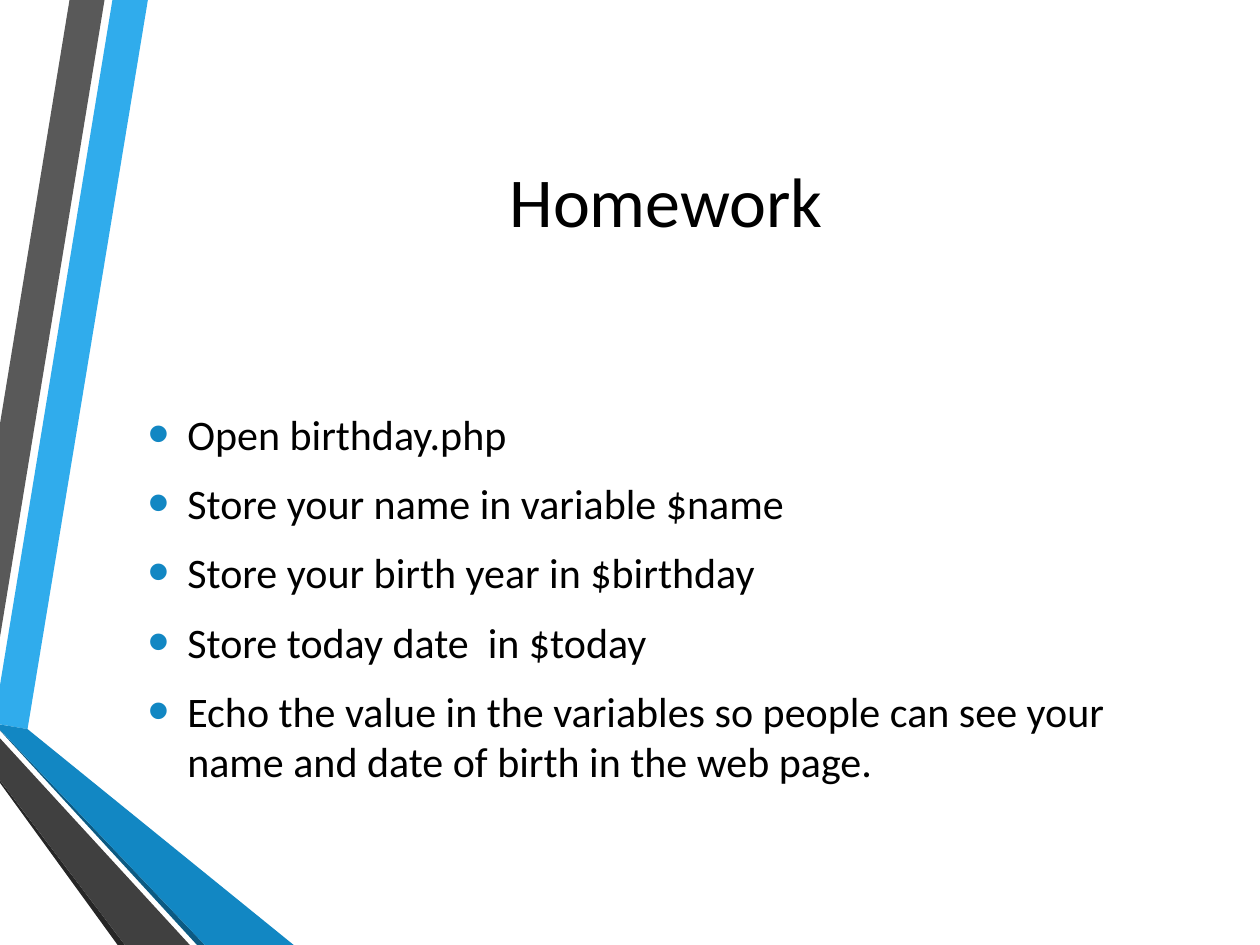
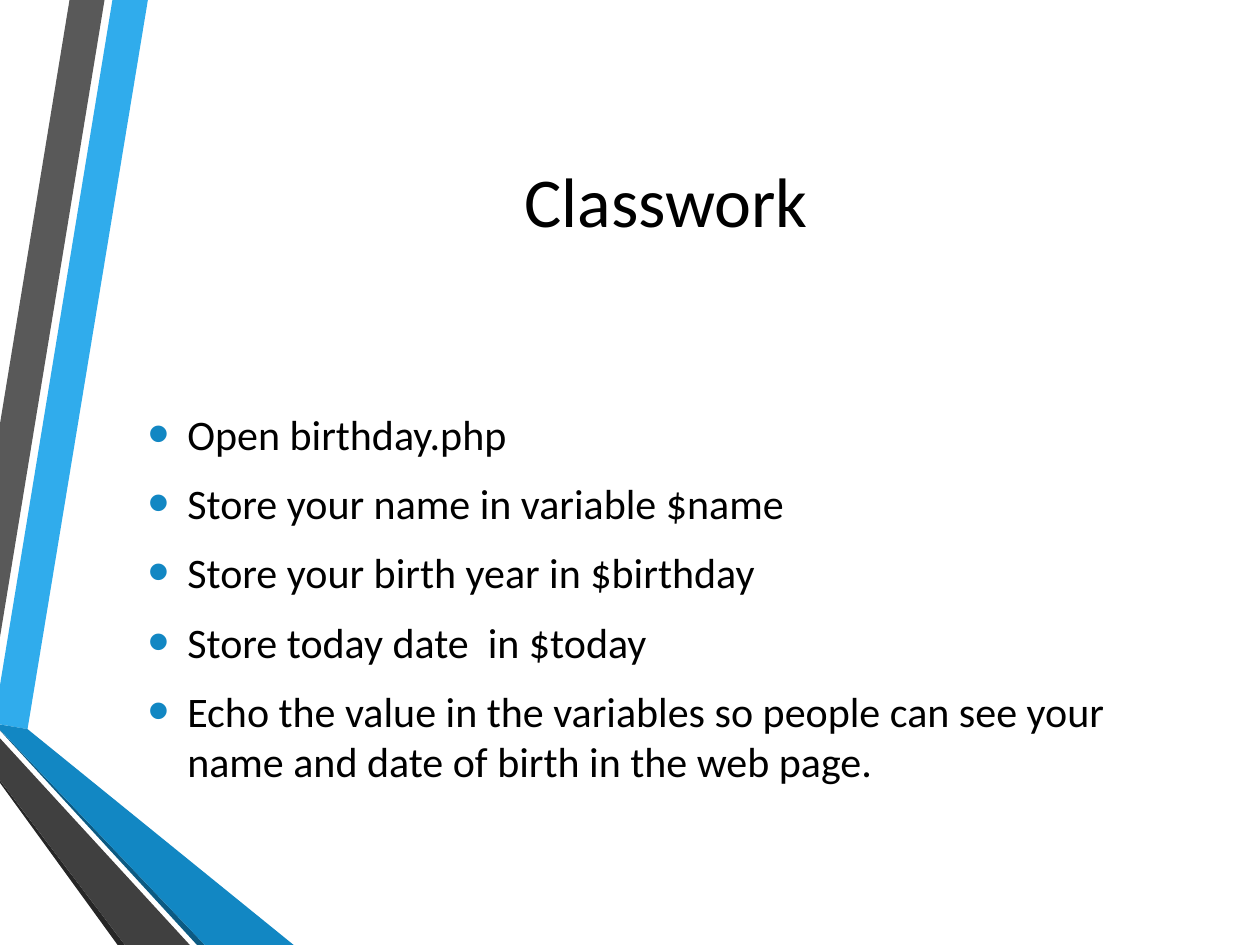
Before and after one commit to hatted/fevaworks-php, a slide deck: slide 39 of php-fw1/lesson1.pptx. Drawn at 1260x945 pixels with LibreOffice and Linux fonts; fonts in the diff are those of the drawing; background and template pictures are left out. Boxes give left, top, right and bottom in pixels: in the first picture for what was removed or moved away, otherwise in the second. Text is boxed around its words. In the diff, an @@ line names an element or a change of style, - is before the commit and + after.

```diff
--- a/php-fw1/lesson1.pptx
+++ b/php-fw1/lesson1.pptx
@@ title at [524,178,807,228]: text changed @@
-Homework
+Classwork
```
Also in this commit, not shown: 3 other slides changed, 3 other files.
